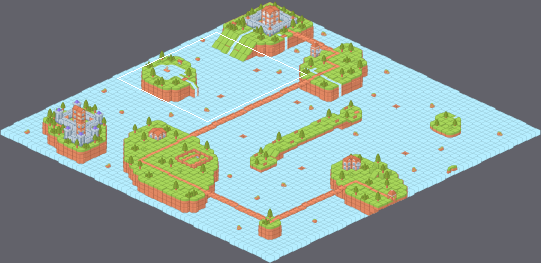
Tiled map -- assets/level/Map/islas1.tmx. Above: a wide view before the commit, with the close-up outlined.
Close-up. First the earlier version:
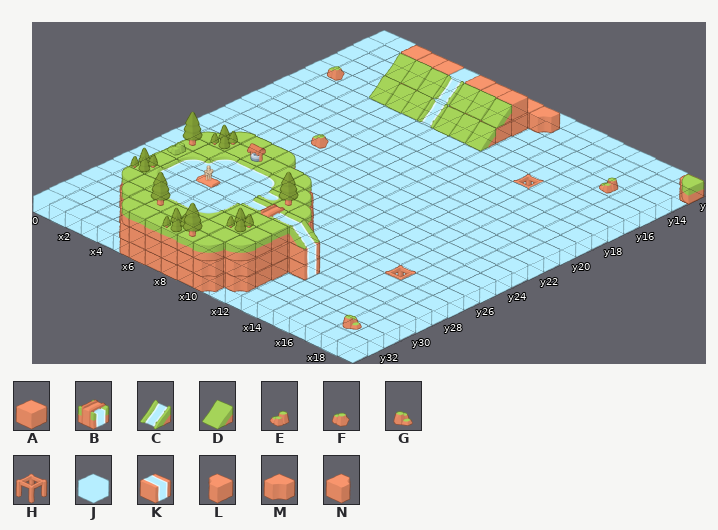
Cells are 232x110 px. Isometric: x runs down to the right, y down to the left. Shown: x 0..19, y 12..33. The commit also changed other parts of the map, which this record leaves out.
Key: from "Example": A 104 "dirt_center_N", B 162 "grass_riverBridge_S", C 181 "grass_riverSlope_E", D 189 "grass_slope_E", E 217 "rocks_dirt_E", F 218 "rocks_dirt_S", G 219 "rocks_dirt_W", H 324 "structure_high_N", J 340 "water_center_N", K 344 "water_fall_N", L 424 "cliff_cornerInner_E", M 425 "cliff_cornerInner_N", N 427 "cliff_cornerInner_W".
_ is an empty cell.
Layers that did not change in this view are not listed.
Layer "CapaSpawn" before, first column x 0:
12 __AAAJAAAAM________L
13 ___AA_AAAA__________
14 ___AAAJAAA______E___
15 F__DDDCDDD__________
16 ____________________
17 ____________________
18 ____________________
19 ____________________
20 ____F_______________
21 ____________________
22 ____________________
23 ____________________
24 ____________________
25 ____________________
26 _________N__________
27 _______BB_N_________
28 ____H______N________
29 ___________AK_______
30 _________AAA________
31 ________AAAA_____G__
32 ____L___AAAM________
33 _____LAAAAM_________
The result:
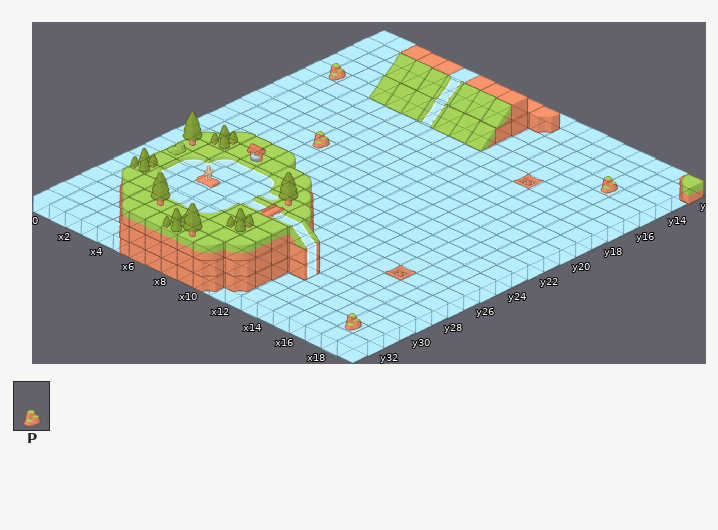
Further tiles: from "Example": P 216 "rocks_dirt_N".
The exact change:
Layer "CapaSpawn":
y 14: x 16 E -> P
y 15: x 0 F -> P
y 20: x 4 F -> P
y 31: x 17 G -> P
Pixel boxes of the changes (left, top, right, bottom) in both close-ups:
changed: (327, 63, 346, 81)
changed: (311, 131, 330, 149)
changed: (599, 176, 619, 194)
changed: (342, 313, 362, 331)
